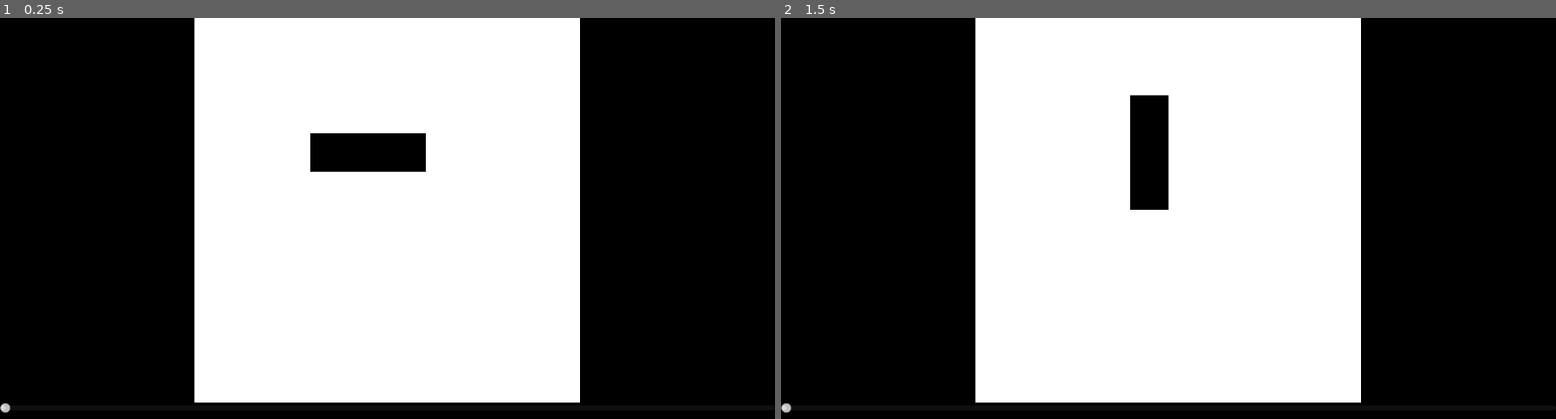
Above: before the commit, frames 1-2 (left to right).
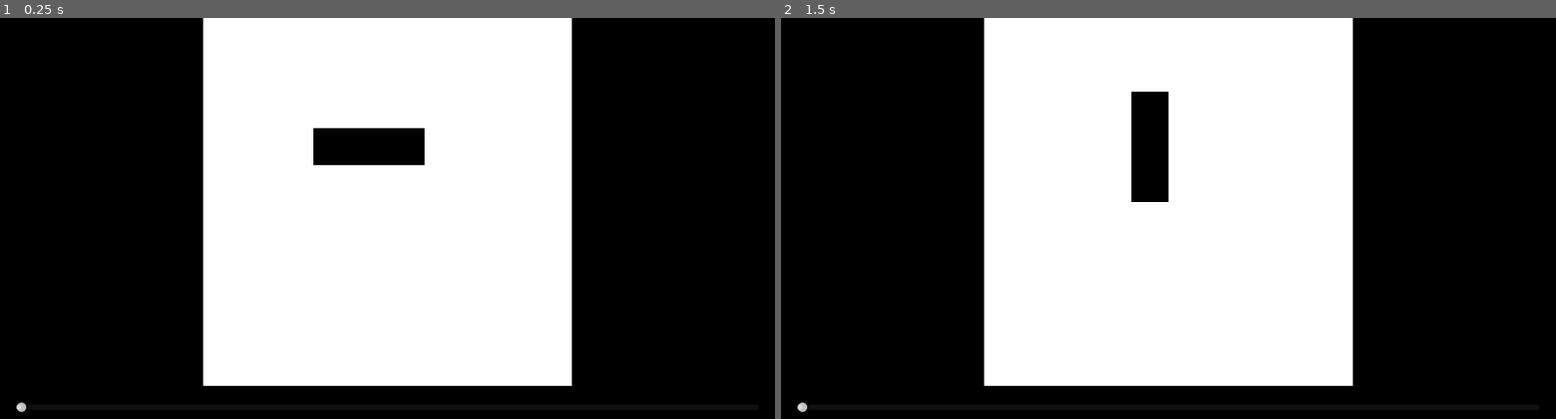
Above: after the commit, the same moments.

Repository: Dobefu/godot-game-of-life
Game: Godot game, scene res://main.tscn
Same seed, same stepped clock (60 frames per second), same inputs: the game is played once before the commit and once after it.
Inputs:
- Up to frame 1 (0.25 s): no input
- Up to frame 2 (1.5 s): tap Enter at 0.5 s

The runs differ from the first frame. In frame 1, 5.0% of the frame differs, in the area x 0-75%, y 0-99%; in frame 2, 4.6%.

Commit message:
Add some margin around UI elements

Diff:
--- a/game.gd
+++ b/game.gd
@@ -32,7 +32,7 @@
 		if board[i]:
 			image.set_pixel((i % board_size), floori(float(i) / board_size), Color.BLACK)
 
-	var draw_size: float = min(window_size.x, window_size.y - 75)
+	var draw_size: float = min(window_size.x, window_size.y - 100)
 	var draw_offset_x: float = float(window_size.x) / 2 - draw_size / 2
-	var draw_offset_y: float = (float(window_size.y) / 2 - draw_size / 2) - (75 / 2.0)
+	var draw_offset_y: float = (float(window_size.y) / 2 - draw_size / 2) - 50
 	draw_texture_rect(texture, Rect2(Vector2(draw_offset_x, draw_offset_y), Vector2(draw_size, draw_size)), false)
--- a/main.tscn
+++ b/main.tscn
@@ -35,9 +35,13 @@
 anchor_top = 1.0
 anchor_right = 1.0
 anchor_bottom = 1.0
-offset_top = -75.0
+offset_top = -100.0
 grow_horizontal = 2
 grow_vertical = 0
+theme_override_constants/margin_left = 24
+theme_override_constants/margin_top = 24
+theme_override_constants/margin_right = 24
+theme_override_constants/margin_bottom = 24
 
 [node name="HSlider" type="HSlider" parent="MarginContainer"]
 layout_mode = 2
